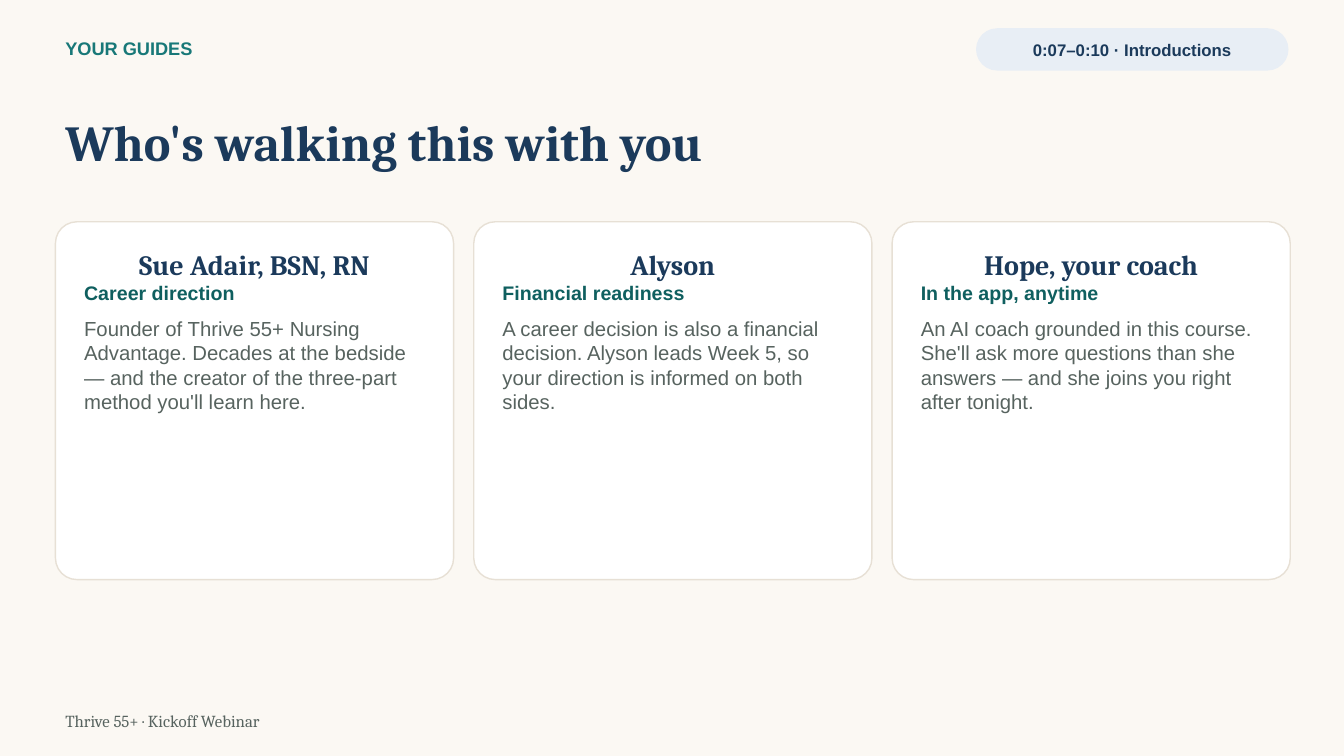
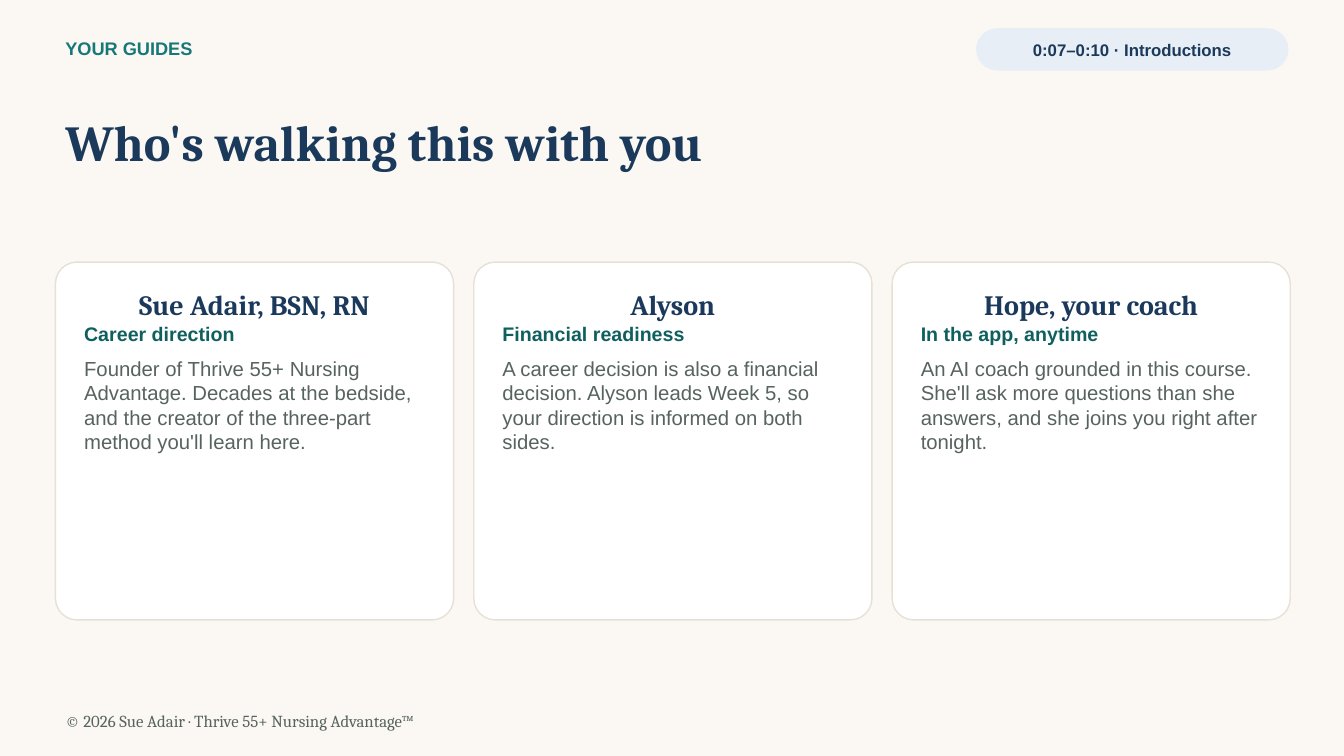
Before and after one commit to MissTully/Thrive-55, a slide deck: slide 4 of webinars/Thrive55_Week0_Kickoff_Zoom.pptx. Drawn at 1344x756 pixels with LibreOffice and Linux fonts; fonts in the diff are those of the drawing. Boxes give left, top, right and bottom in pixels: in the first picture for what was removed or moved away, otherwise in the second. Text is boxed around its words. In the diff, an @@ line names an element or a change of style, - is before the commit and + after.

```diff
--- a/webinars/Thrive55_Week0_Kickoff_Zoom.pptx
+++ b/webinars/Thrive55_Week0_Kickoff_Zoom.pptx
@@ 3 rounded rectangles: place and size @@
-3 rounded rectangles at (55,222,1291,580)
+3 rounded rectangles at (55,262,1291,620)
@@ text in rounded rectangle at (84,361,412,453): text changed @@
-Founder of Thrive 55+ Nursing Advantage. Decades at the bedside — and the creator of the three-part method you'll learn here.
+Founder of Thrive 55+ Nursing Advantage. Decades at the bedside, and the creator of the three-part method you'll learn here.
@@ text in rounded rectangle at (921,361,1257,453): text changed @@
-An AI coach grounded in this course. She'll ask more questions than she answers — and she joins you right after tonight.
+An AI coach grounded in this course. She'll ask more questions than she answers, and she joins you right after tonight.
@@ text at (83,715,414,731): text changed @@
-Thrive 55+ · Kickoff Webinar
+© 2026 Sue Adair · Thrive 55+ Nursing Advantage™
```
Also in this commit, not shown: 16 other slides changed.
